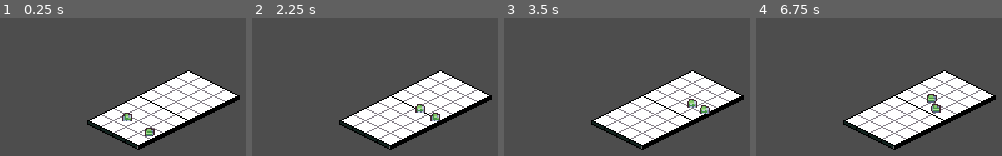
Above: before the commit, frames 1-4 (left to right).
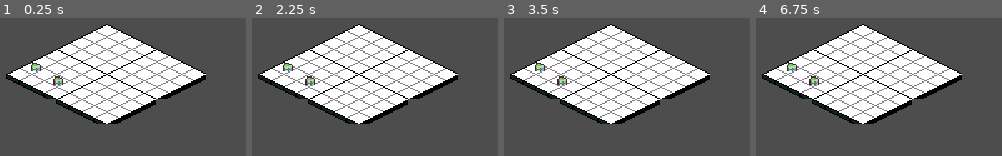
Above: after the commit, the same moments.

Repository: i-gri/wargame
Game: Godot game, scene res://cell_and_pawn_system/testing_cells.tscn
The game is run twice, just before and just after one commit, with the same random seed, the same clock (stepped at 60 frames per second) and the same inputs. The project has no main scene, so this scene is started directly.
Inputs (mouse positions are in pixels of both pictures, inside the frame that each line leads up to):
- Up to frame 1 (0.25 s): no input
- Up to frame 2 (2.25 s): tap Enter at 0.5, 2 s; move the mouse to (outside the picture) at 0.52 s; click (outside the picture) at 0.6 s; tap Space at 1.25 s; drag from (347, 121) to (outside the picture) at 1.27 s; move the mouse to (outside the picture) at 2.02 s; tap M at 2.1 s
- Up to frame 3 (3.5 s): click (outside the picture) at 2.3 s; tap Space at 2.75 s; drag from (outside the picture) to (521, 31) at 2.77 s
- Up to frame 4 (6.75 s): tap Enter at 3.5 s; move the mouse to (outside the picture) at 3.52 s; click (outside the picture) at 3.6 s; tap Space at 4.25 s; drag from (773, 31) to (957, 110) at 4.27 s; move the mouse to (outside the picture) at 5.02 s; click (outside the picture) at 5.1 s; drag from (outside the picture) to (945, 103) at 5.77 s; move the mouse to (outside the picture) at 6.52 s; tap M at 6.6 s

The runs differ from the first frame. In frame 1, 42% of the frame differs, in the area x 2-98%, y 4-96%; in frame 2, 42%; in frame 3, 42%; in frame 4, 42%.

Commit message:
Add dogfood for moving units to neighboring cell

Diff:
--- a/cell_and_pawn_system/cell.gd
+++ b/cell_and_pawn_system/cell.gd
@@ -2,5 +2,7 @@
 
 @export var debug:bool = false
 
+var tile:Vector2i
+
 func _ready() -> void:
 	$DebugLabels.visible = debug
--- a/cell_and_pawn_system/cell.tscn
+++ b/cell_and_pawn_system/cell.tscn
@@ -9,6 +9,7 @@
 script = ExtResource("1_naeb7")
 
 [node name="Sprite2D" type="Sprite2D" parent="." unique_id=671964440]
+visible = false
 texture = ExtResource("1_fmvwa")
 
 [node name="CollisionShape2D" type="CollisionShape2D" parent="." unique_id=722488001]
--- /dev/null
+++ b/cell_and_pawn_system/grid.gd
@@ -0,0 +1,34 @@
+class_name Grid extends TileMapLayer
+
+signal cell_selected(cell: Cell)
+
+const CELL_SCENE_ID: String = "uid://btsk60egvukhj"
+
+var cells: Dictionary[Vector2i, Cell] = {}
+
+
+func _ready() -> void:
+	var scene: PackedScene = load(CELL_SCENE_ID)
+
+	for tile: Vector2i in get_used_cells():
+		var node: Cell = scene.instantiate()
+
+		node.position = map_to_local(tile)
+		node.tile = tile
+		node.input_event.connect(_on_cell_click.bind(node))
+
+		cells[tile] = node
+		add_child(node)
+
+
+func get_cell_in_position(cell_position: Vector2) -> Cell:
+	var tile: Vector2i = local_to_map(cell_position)
+
+	return cells.get(tile)
+
+
+func _on_cell_click(_viewport: Node, event: InputEvent, _shape_ids: int, cell: Cell) -> void:
+	if event is not InputEventMouseButton: return
+
+	if event.is_action_released("select"):
+		cell_selected.emit(cell)
--- a/cell_and_pawn_system/pawn_controller.gd
+++ b/cell_and_pawn_system/pawn_controller.gd
@@ -4,6 +4,8 @@
 
 
 func move_units( units:Array[Pawn], origin:Cell, destination:Cell ) -> void:
+	if origin == destination: return
+
 	var direction:Vector2i = get_direction( origin, destination )
 	var new_unit_positions:Array[Vector2] = get_posible_positions( direction, destination )
 
@@ -12,8 +14,7 @@
 
 
 func get_direction( origin:Cell, destination:Cell ) -> Vector2i:
-	return Vector2i(0,1)
-
+	return origin.tile - destination.tile
 
 func get_posible_positions( direction:Vector2i, destination:Cell ) -> Array[Vector2]:
 	var result:Array[Vector2] = []
--- a/cell_and_pawn_system/testing_cells.tscn
+++ b/cell_and_pawn_system/testing_cells.tscn
@@ -1,6 +1,7 @@
 [gd_scene format=3 uid="uid://cy0lgwspl8qhw"]
 
-[ext_resource type="PackedScene" uid="uid://btsk60egvukhj" path="res://cell_and_pawn_system/cell.tscn" id="1_kt4ln"]
+[ext_resource type="Texture2D" uid="uid://boxqnt3cjfb7m" path="res://assets/map/big-box-with-grid.png" id="1_xepbl"]
+[ext_resource type="Script" uid="uid://dk0kb15guxlph" path="res://cell_and_pawn_system/grid.gd" id="2_7erpr"]
 [ext_resource type="PackedScene" uid="uid://csakj4dhgi3xd" path="res://cell_and_pawn_system/pawn.tscn" id="2_jhmn5"]
 [ext_resource type="Script" uid="uid://c3sco0epggclo" path="res://cell_and_pawn_system/pawn_controller.gd" id="3_6xcje"]
 [ext_resource type="Resource" uid="uid://cl1ao7tv4m60n" path="res://cell_and_pawn_system/resources/4x4-80px40p.tres" id="4_xepbl"]
@@ -29,21 +30,52 @@
 			$PawnController.move_units( array, $Cell2, $Cell)
 "
 
+[sub_resource type="TileSetAtlasSource" id="TileSetAtlasSource_7erpr"]
+texture = ExtResource("1_xepbl")
+texture_region_size = Vector2i(80, 40)
+0:0/0 = 0
+
+[sub_resource type="TileSet" id="TileSet_6xcje"]
+tile_shape = 1
+tile_layout = 5
+tile_size = Vector2i(80, 40)
+sources/0 = SubResource("TileSetAtlasSource_7erpr")
+
+[sub_resource type="GDScript" id="GDScript_j4u2f"]
+script/source = "extends Node
+
+@export var tile_map:Grid
+@export var controller:PawnController
+
+func _ready() -> void:
+	$\"../TileMapLayer\".cell_selected.connect( _on_tile_click )
+
+
+func _on_tile_click( cell:Cell ) -> void:
+	var units:Array[Pawn] = [$\"../Pawn\", $\"../Pawn2\"]
+	var origin = tile_map.get_cell_in_position( units.front().position )
+	$\"../PawnController\".move_units( units, origin, cell )
+"
+
 [node name="TestingCells" type="Node2D" unique_id=535631179]
 script = SubResource("GDScript_6xcje")
 
-[node name="Cell" parent="." unique_id=964849692 instance=ExtResource("1_kt4ln")]
-position = Vector2(266, 179)
-
-[node name="Cell2" parent="." unique_id=1918646788 instance=ExtResource("1_kt4ln")]
-position = Vector2(226, 199)
+[node name="TileMapLayer" type="TileMapLayer" parent="." unique_id=427059887]
+tile_map_data = PackedByteArray(0, 0, 5, 0, 1, 0, 0, 0, 0, 0, 0, 0, 0, 0, 6, 0, 1, 0, 0, 0, 0, 0, 0, 0, 0, 0, 5, 0, 2, 0, 0, 0, 0, 0, 0, 0, 0, 0, 6, 0, 2, 0, 0, 0, 0, 0, 0, 0, 0, 0)
+tile_set = SubResource("TileSet_6xcje")
+script = ExtResource("2_7erpr")
 
 [node name="Pawn" parent="." unique_id=1687830141 instance=ExtResource("2_jhmn5")]
-position = Vector2(235, 206)
+position = Vector2(162, 166)
 
 [node name="Pawn2" parent="." unique_id=436740835 instance=ExtResource("2_jhmn5")]
-position = Vector2(217, 195)
+position = Vector2(144, 155)
 
 [node name="PawnController" type="Node" parent="." unique_id=180695318]
 script = ExtResource("3_6xcje")
 calculator = ExtResource("4_xepbl")
+
+[node name="PlayerControl" type="Node" parent="." unique_id=1693971538 node_paths=PackedStringArray("tile_map", "controller")]
+script = SubResource("GDScript_j4u2f")
+tile_map = NodePath("../TileMapLayer")
+controller = NodePath("../PawnController")
--- a/project.godot
+++ b/project.godot
@@ -28,6 +28,14 @@
 
 enabled=PackedStringArray("res://addons/Todo_Manager/plugin.cfg", "res://addons/drag_and_drop/plugin.cfg")
 
+[input]
+
+select={
+"deadzone": 0.2,
+"events": [Object(InputEventMouseButton,"resource_local_to_scene":false,"resource_name":"","device":-1,"window_id":0,"alt_pressed":false,"shift_pressed":false,"ctrl_pressed":false,"meta_pressed":false,"button_mask":0,"position":Vector2(0, 0),"global_position":Vector2(0, 0),"factor":1.0,"button_index":1,"canceled":false,"pressed":false,"double_click":false,"script":null)
+]
+}
+
 [physics]
 
 3d/physics_engine="Jolt Physics"
Not shown, added: cell_and_pawn_system/grid.gd.uid
